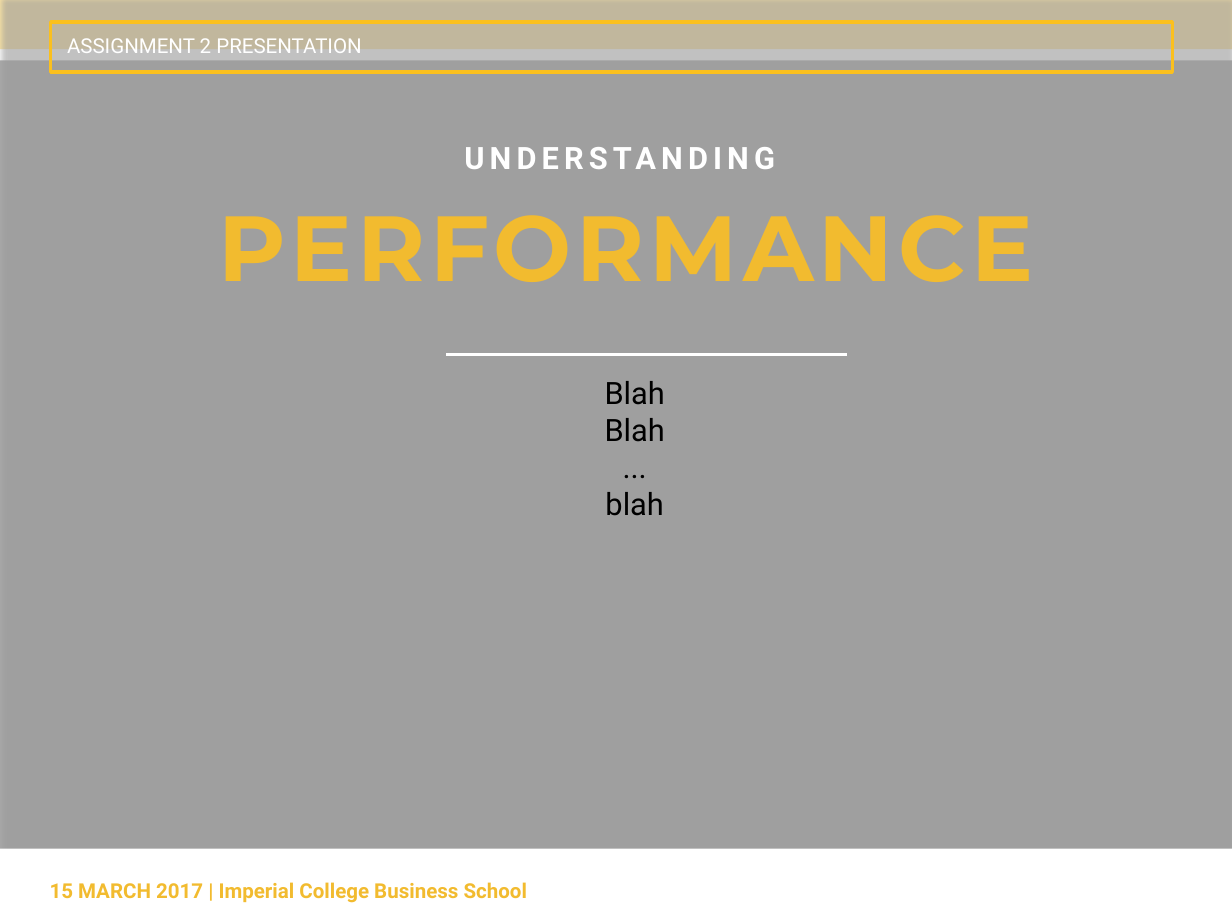
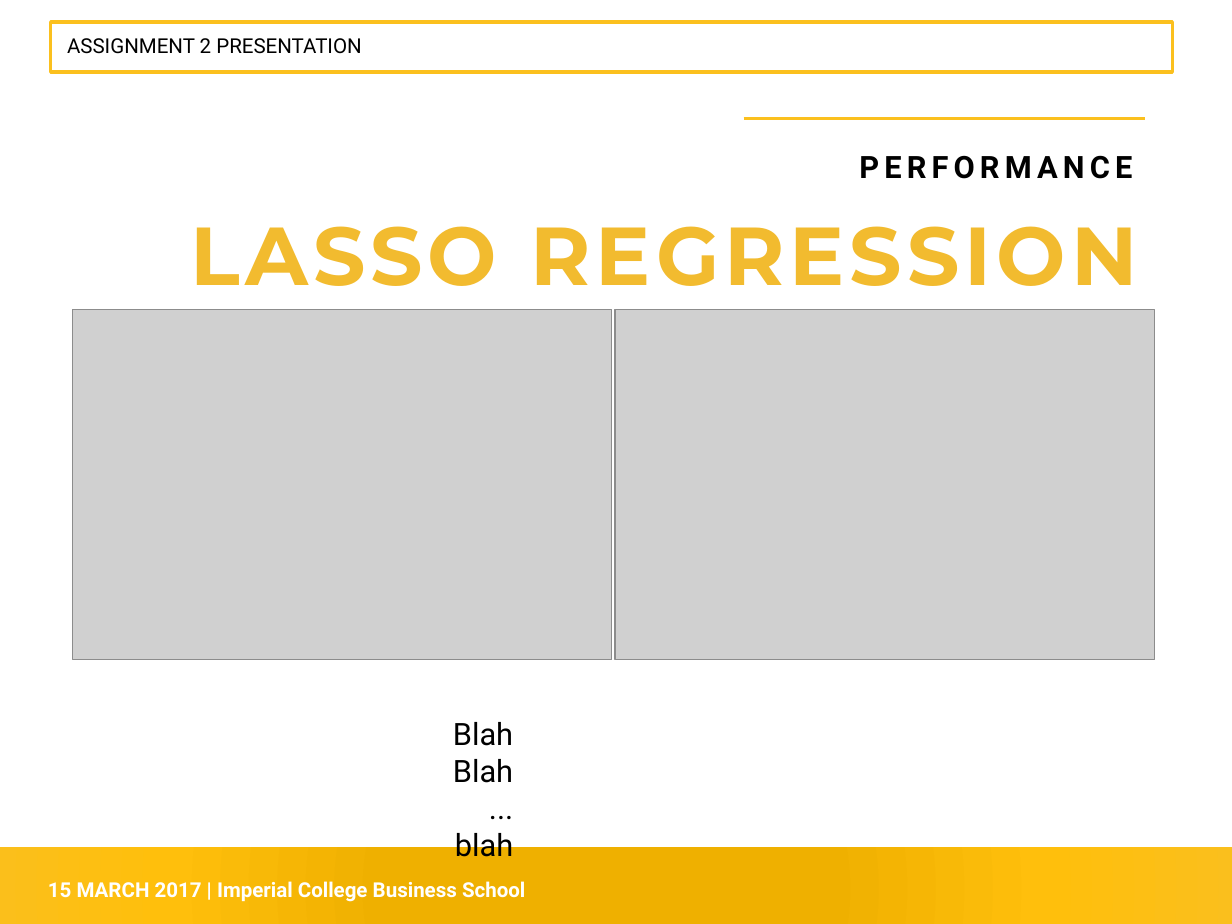
Before and after one commit to siowmeng/bigdatafinance, a slide deck: slide 6 of Presentation.pptx. Drawn at 1232x924 pixels with LibreOffice and Linux fonts; fonts in the diff are those of the drawing; grey boxes stand for pictures; background and template pictures are left out; a plain dark background stands for a picture behind light text. Boxes give left, top, right and bottom in pixels: in the first picture for what was removed or moved away, otherwise in the second. Text is boxed around its words. In the diff, an @@ line names an element or a change of style, - is before the commit and + after.

```diff
--- a/Presentation.pptx
+++ b/Presentation.pptx
@@ background picture (left out) to #FFFFFF @@
@@ rectangle removed at [0, 0, 1232, 924] @@
@@ rectangle added at [0, 0, 1232, 84], fill #FFFFFF @@
@@ text "ASSIGNMENT 2 PRESENTATION" at [67, 38, 361, 54]: text colour #FFFFFF to #000000 @@
@@ rectangle removed at [0, 30, 1232, 60] @@
@@ line added from (744, 118) to (1145, 118), #FBC01E 2.08 pt @@
@@ text removed at [409, 133, 844, 182] @@
-UNDERSTANDING
@@ text "PERFORMANCE": place and size @@
-text "PERFORMANCE" at [218, 215, 1033, 282]
+text "PERFORMANCE" at [859, 155, 1132, 179]
@@ text "PERFORMANCE" at [859, 155, 1132, 179]: size 54 to 18 pt, font Montserrat to Roboto, text colour #F2BB2F to #000000; alignment centre to right @@
@@ text added at [190, 226, 1137, 286], 48 pt, text #F2BB2F, bold @@
+LASSO REGRESSION
@@ picture added at [73, 309, 612, 659] @@
@@ picture added at [615, 309, 1154, 659] @@
@@ line removed from (446, 355) to (848, 355) @@
@@ text "Blah": place and size @@
-text "Blah" at [605, 381, 665, 516]
+text "Blah" at [453, 722, 513, 857]
@@ text "Blah" at [453, 722, 513, 857]: alignment centre to right @@
@@ rectangle at [0, 848, 1232, 924]: fill #FFFFFF to gradient #F1B000 to #FFBF0D to #FBC01E @@
@@ text "15 MARCH 2017 | Imperial ..." at [48, 881, 525, 902]: text colour #F2BB2F to #FFFFFF @@
```
Also in this commit, not shown: 7 other slides changed, 3 slides added, 2 slides removed.
